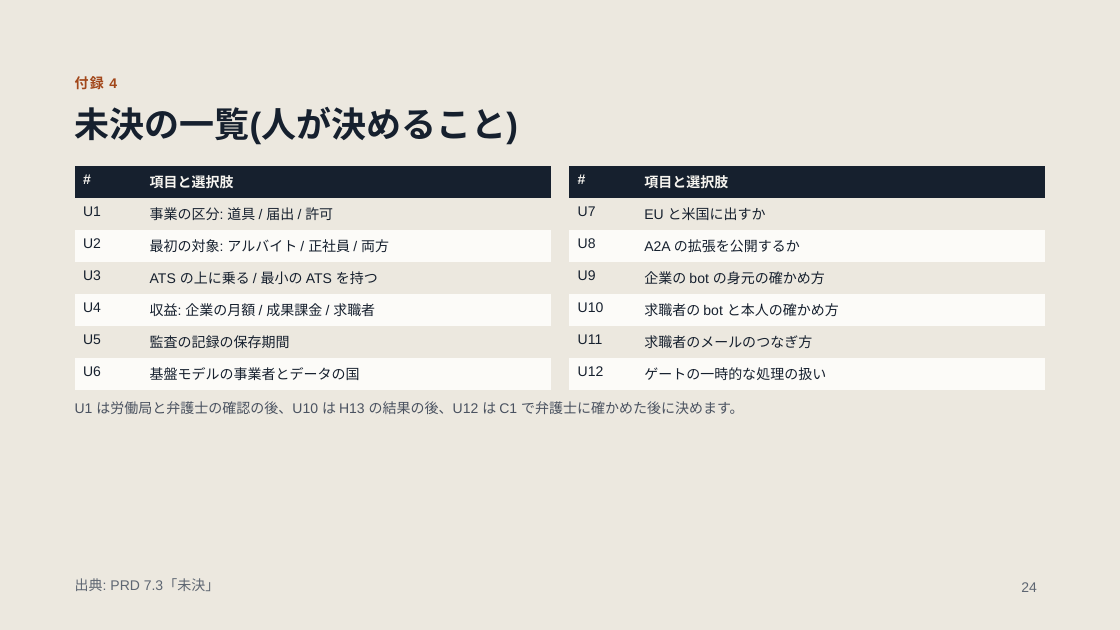
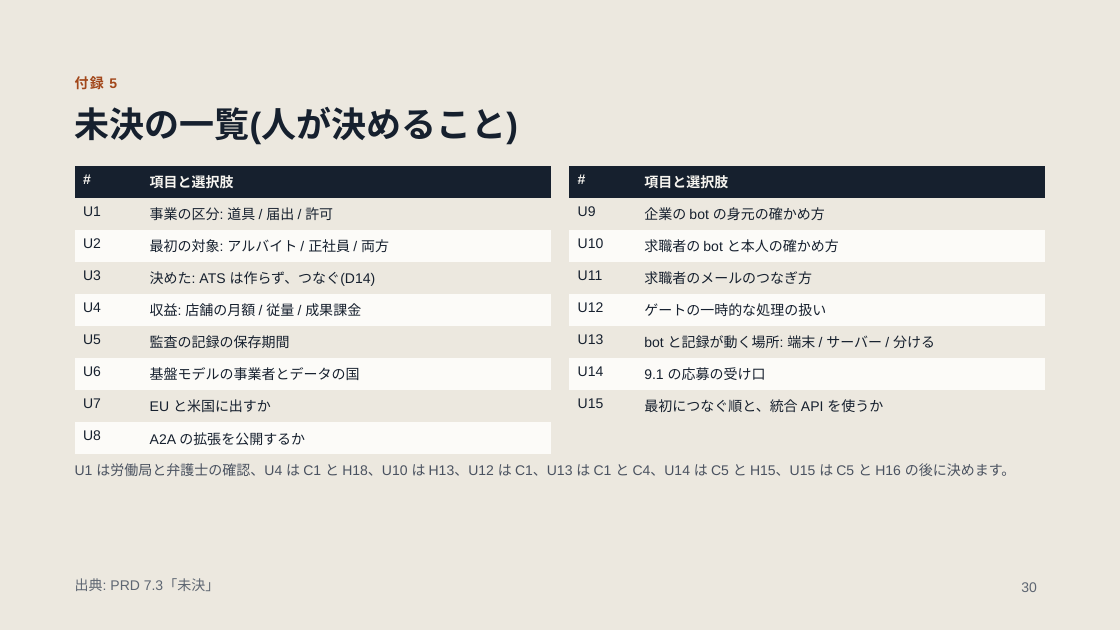
Before and after one commit to jyoka/hiring-os, a slide deck: slide 30 of docs/pitch/pitch.pptx (slide 24 before the commit). Drawn at 1120x630 pixels with LibreOffice and Linux fonts; fonts in the diff are those of the drawing. Boxes give left, top, right and bottom in pixels: in the first picture for what was removed or moved away, otherwise in the second. Text is boxed around its words. In the diff, an @@ line names an element or a change of style, - is before the commit and + after.

Commit message:
task 439: 採用プロダクト: 連携の戦略と収益の形を調べ、PRD とピッチを直す

```diff
--- a/docs/pitch/pitch.pptx
+++ b/docs/pitch/pitch.pptx
@@ text at (x1=75, y1=76, x2=117, y2=89): text changed @@
-付録 4
+付録 5
@@ table at (x1=75, y1=166, x2=550, y2=449) @@
-row 4, column 2: ATS の上に乗る / 最小の ATS を持つ
+row 4, column 2: 決めた: ATS は作らず、つなぐ(D14)
-row 5, column 2: 収益: 企業の月額 / 成果課金 / 求職者
+row 5, column 2: 収益: 店舗の月額 / 従量 / 成果課金
+row 8: U7 | EU と米国に出すか
+row 9: U8 | A2A の拡張を公開するか
@@ table at (x1=570, y1=166, x2=1045, y2=416) @@
-row 2: U7 | EU と米国に出すか
-row 3: U8 | A2A の拡張を公開するか
+row 6: U13 | bot と記録が動く場所: 端末 / サーバー / 分ける
+row 7: U14 | 9.1 の応募の受け口
+row 8: U15 | 最初につなぐ順と、統合 API を使うか
@@ text at (x1=75, y1=463, x2=1016, y2=476): text changed @@
-U1 は労働局と弁護士の確認の後、U10 は H13 の結果の後、U12 は C1 で弁護士に確かめた後に決めます。
+U1 は労働局と弁護士の確認、U4 は C1 と H18、U10 は H13、U12 は C1、U13 は C1 と C4、U14 は C5 と H15、U15 は C5 と H16 の後に決めます。
@@ page number at (x1=1021, y1=582, x2=1037, y2=592): text changed @@
-24
+30
```
Also in this commit, not shown: 11 other slides changed, 6 slides added, 3 other files.
